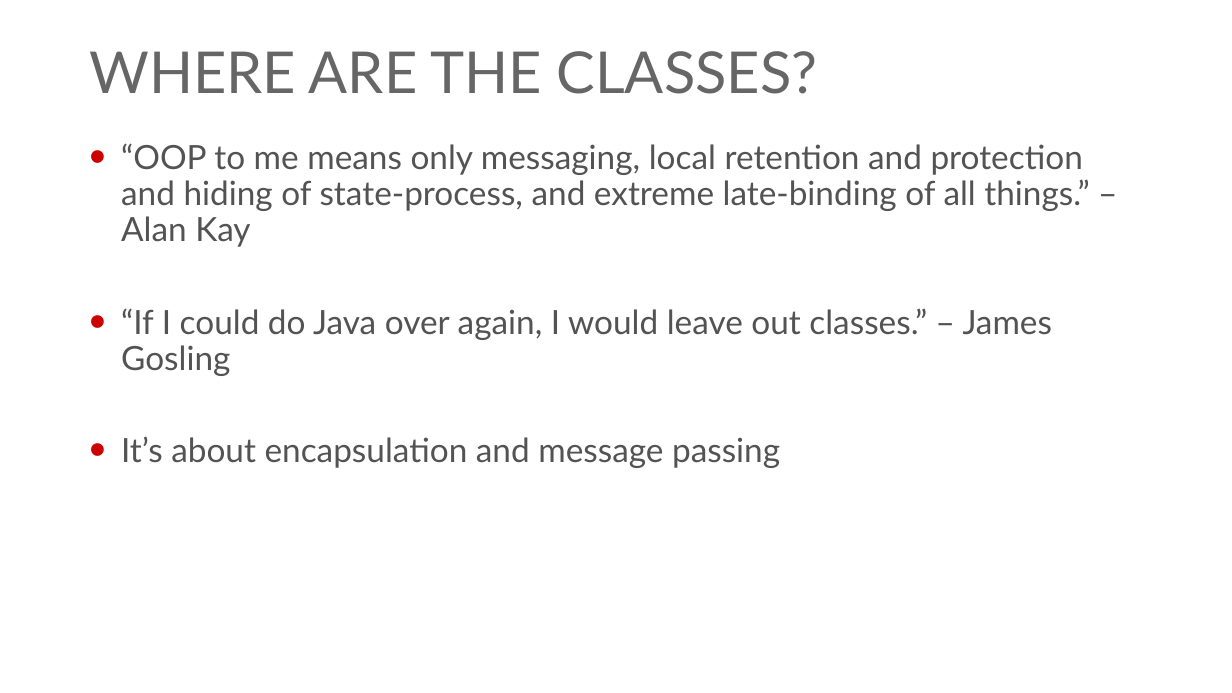
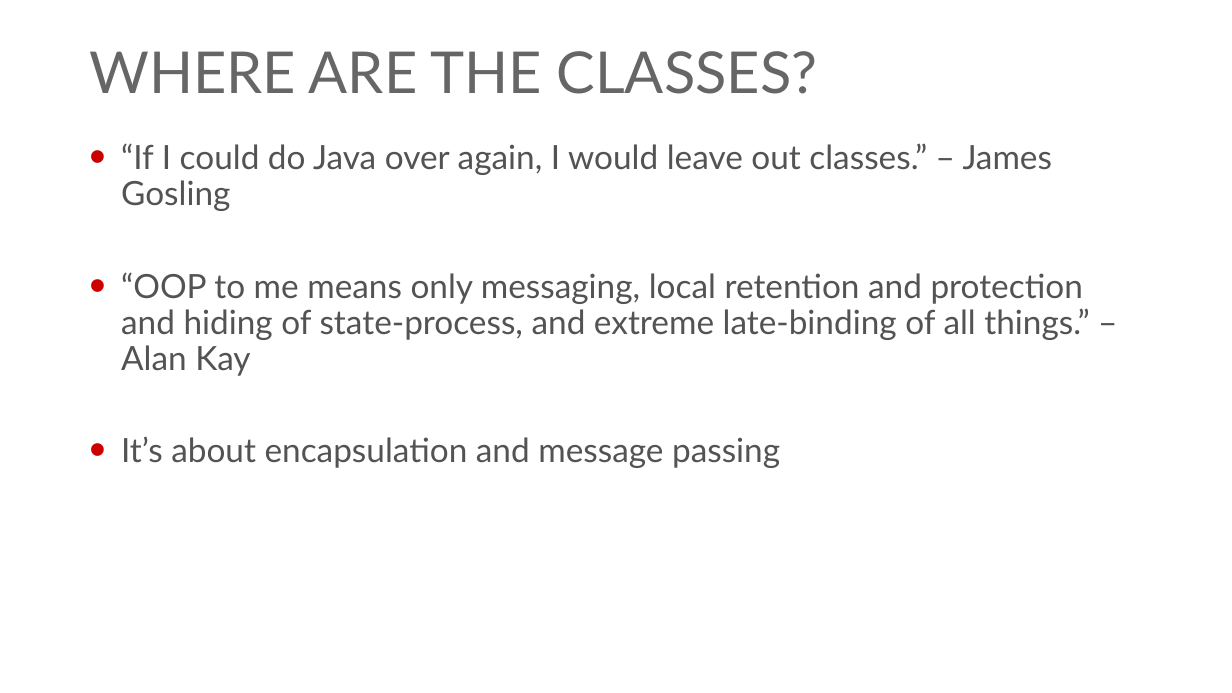
Before and after one commit to georgiyolovski/elixir-tech-talk, a slide deck: slide 7 of Elixir Tech Talk.pptx. Drawn at 1232x693 pixels with LibreOffice and Linux fonts; fonts in the diff are those of the drawing; background and template pictures are left out. Boxes give left, top, right and bottom in pixels: in the first picture for what was removed or moved away, otherwise in the second. Text is boxed around its words. In the diff, an @@ line names an element or a change of style, - is before the commit and + after.

```diff
--- a/Elixir Tech Talk.pptx
+++ b/Elixir Tech Talk.pptx
@@ text at (x1=121, y1=143, x2=1053, y2=211): paragraph added @@
+• “If I could do Java over again, I would leave out classes.” – James Gosling
@@ text at (x1=121, y1=308, x2=1053, y2=376): paragraph removed @@
-• “If I could do Java over again, I would leave out classes.” – James Gosling
```
Also in this commit, not shown: 7 other slides changed, 2 slides added.
